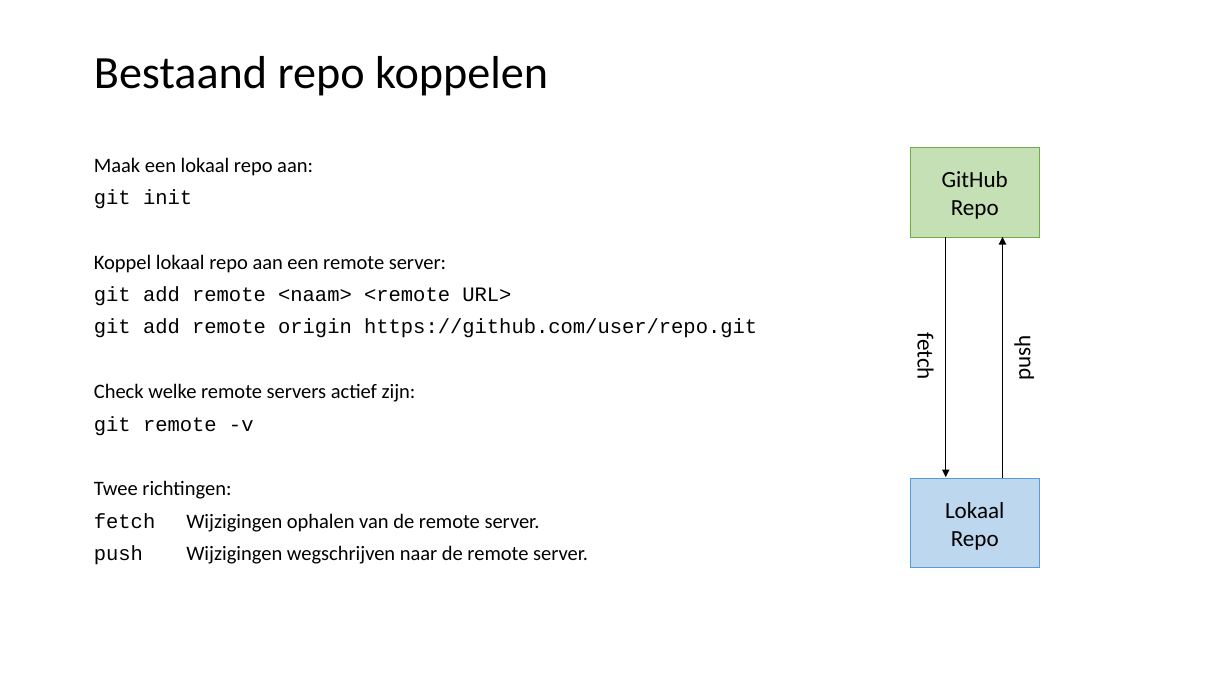
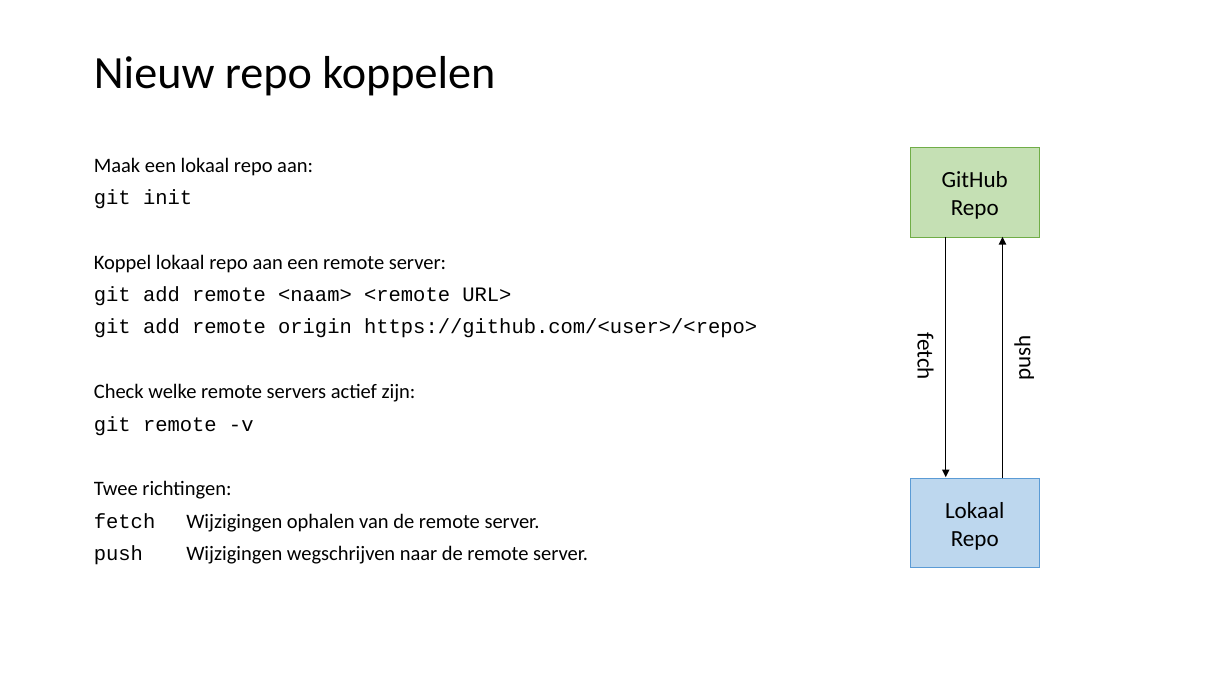
Before and after one commit to LFKoning/knowledge-sharing, a slide deck: slide 12 of git_course/2_collaboration/git_collaboration.pptx (slide 14 before the commit). Drawn at 1232x693 pixels with LibreOffice and Linux fonts; fonts in the diff are those of the drawing. Boxes give left, top, right and bottom in pixels: in the first picture for what was removed or moved away, otherwise in the second. Text is boxed around its words. In the diff, an @@ line names an element or a change of style, - is before the commit and + after.

```diff
--- a/git_course/2_collaboration/git_collaboration.pptx
+++ b/git_course/2_collaboration/git_collaboration.pptx
@@ title at [94, 56, 495, 96]: text changed @@
-Bestaand repo koppelen
+Nieuw repo koppelen
@@ text at [94, 319, 757, 338]: text changed @@
-git add remote origin https://github.com/user/repo.git
+git add remote origin https://github.com/<user>/<repo>
```
Also in this commit, not shown: 48 other slides changed, 7 slides added, 4 slides removed, 2 other files.
